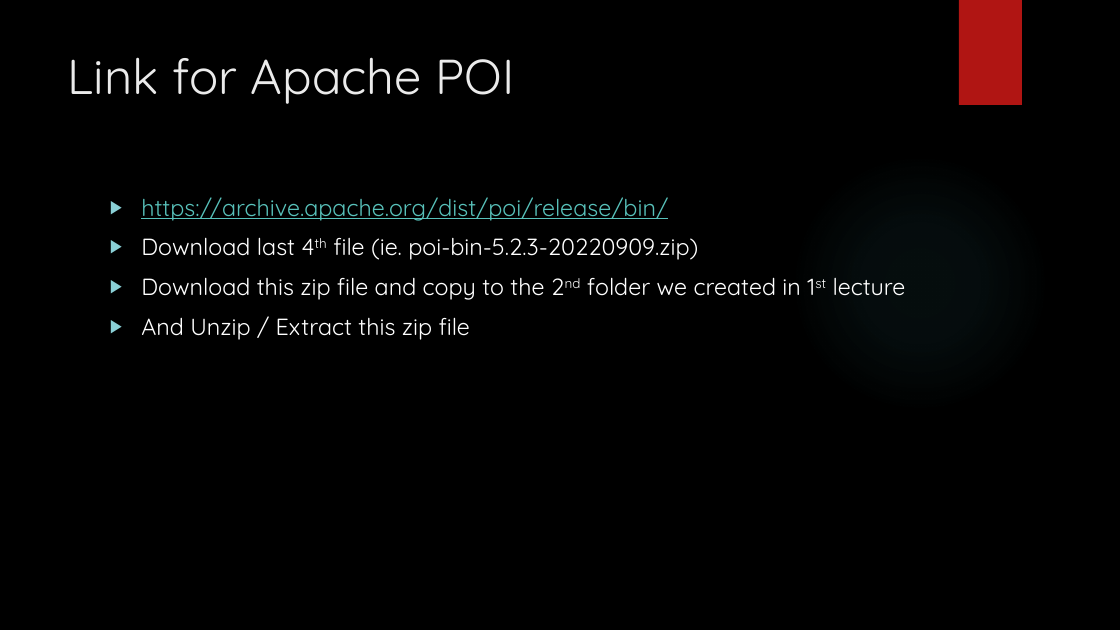
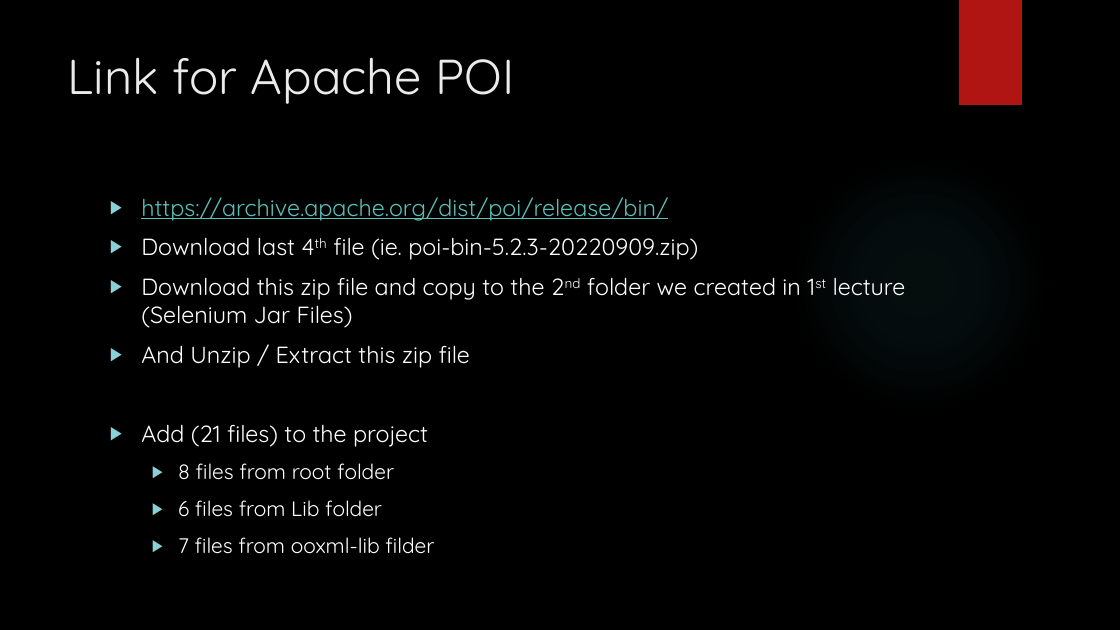
Before and after one commit to ankushvankore/SA2409028, a slide deck: slide 4 of Data Driven Framework.pptx. Drawn at 1120x630 pixels with LibreOffice and Linux fonts; fonts in the diff are those of the drawing; background and template pictures are left out. Boxes give left, top, right and bottom in pixels: in the first picture for what was removed or moved away, otherwise in the second. Text is boxed around its words. In the diff, an @@ line names an element or a change of style, - is before the commit and + after.

```diff
--- a/Data Driven Framework.pptx
+++ b/Data Driven Framework.pptx
@@ text at [141, 277, 906, 328]: text changed @@
-▶ Download this zip file and copy to the 2nd folder we created in 1st lecture
+▶ Download this zip file and copy to the 2nd folder we created in 1st lecture (Selenium Jar Files)
@@ text at [141, 425, 434, 554]: paragraphs added @@
+▶ Add (21 files) to the project
+  ▶ 8 files from root folder
+  ▶ 6 files from Lib folder
+  ▶ 7 files from ooxml-lib filder
```
Also in this commit, not shown: 1 other slide changed, 2 slides added, 23 other files.
